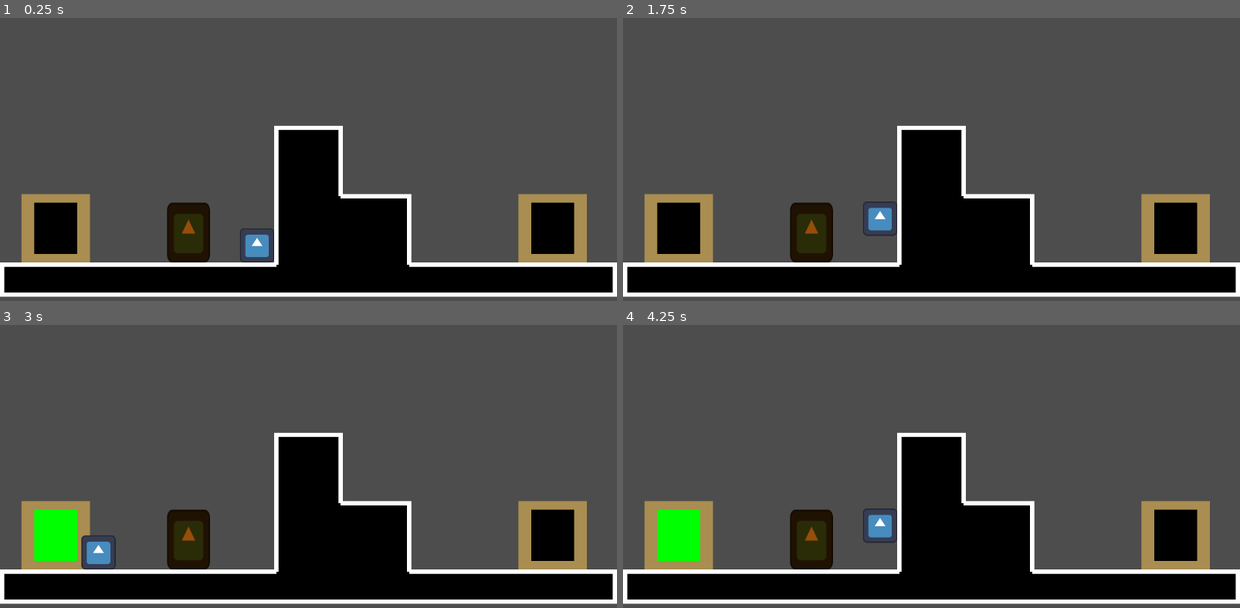
Above: before the commit, frames 1-4 (two rows, left to right).
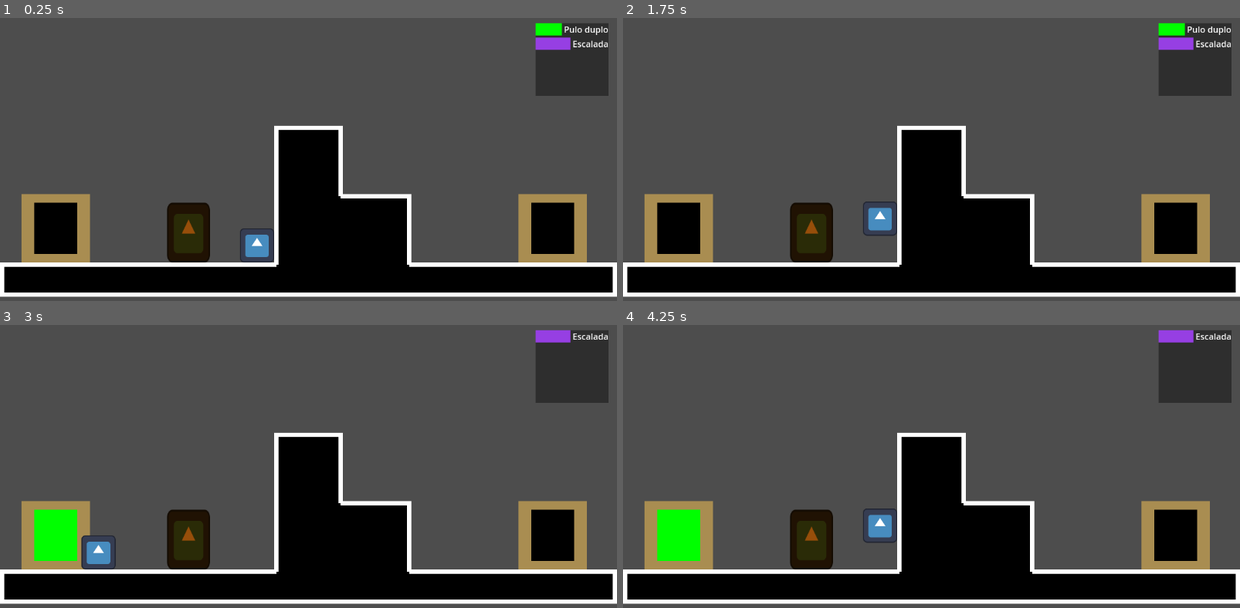
Above: after the commit, the same moments.

Repository: RenatoVPF/ReturnIt
Game: Godot game, scene res://world.tscn
Two runs of this game, one before a commit and one after it. Both use one fixed random seed, a clock stepped at 60 frames per second and the inputs below. The engine's default icon, where the game draws it, is replaced by a stand-in: a white triangle on a blue panel in a dark square.
Inputs:
- Up to frame 1 (0.25 s): no input
- Up to frame 2 (1.75 s): tap Enter (ui_accept) at 0.5, 0.77, 1.52 s; hold D (right) from 0.53 s (still down); tap F (f) at 0.6, 1.35 s
- Up to frame 3 (3 s): tap Enter (ui_accept) at 2 s; release D (right) at 2.03 s; hold A (left) 2.03-2.78 s; tap F (f) at 2.1, 2.85 s; hold D (right) from 2.78 s (still down)
- Up to frame 4 (4.25 s): keep holding D (right); tap Enter (ui_accept) at 3.02, 3.77 s; tap F (f) at 3.6 s

The runs differ from the first frame. In frame 1, 3.0% of the frame differs, in the area x 86-99%, y 1-28%; in frame 2, 3.0%; in frame 3, 3.0%; in frame 4, 3.0%.

Commit message:
inventario que mostra os items
fiz um inventariozinho  rapido que mostra os item que vc tem

Diff:
--- /dev/null
+++ b/itens/item_display.gd
@@ -0,0 +1,13 @@
+extends HBoxContainer
+class_name ItemDisplay
+
+# classezinha que define como o item vai apatrecer no inventario
+@onready var color_rect: ColorRect = $ColorRect
+@onready var label: Label = $Label
+
+var displayText:String
+var displayColor:Color
+
+func _ready() -> void:
+	color_rect.color = displayColor
+	label.text = displayText
--- /dev/null
+++ b/itens/item_display.tscn
@@ -0,0 +1,17 @@
+[gd_scene load_steps=2 format=3 uid="uid://bpv6k272a2q41"]
+
+[ext_resource type="Script" path="res://itens/item_display.gd" id="1_8gn2x"]
+
+[node name="ItemDisplay" type="HBoxContainer"]
+offset_right = 128.0
+offset_bottom = 40.0
+script = ExtResource("1_8gn2x")
+
+[node name="ColorRect" type="ColorRect" parent="."]
+layout_mode = 2
+size_flags_horizontal = 3
+
+[node name="Label" type="Label" parent="."]
+layout_mode = 2
+size_flags_horizontal = 8
+text = "item name"
--- a/itens/item_holder.gd
+++ b/itens/item_holder.gd
@@ -27,14 +27,14 @@
 	# quando interage com um pedestal ele checa se aqui tem um item
 	# se tiver coloca uma copia dele nos items do jogador e apaga o item daqui
 	if item:
-		player.items.append(item)
+		player.add_item(item)
 		item = null
 		$ColorRect2.color = Color.BLACK
 
 	# se não cria uma copia do item aqui e apaga o do jogador
 	elif player.items.size() > 0:
 		item = player.items[0]
-		player.items.pop_at(0)
+		player.remove_item(item)
 		$ColorRect2.color = item.color
 
 	emit_signal("update_door")
--- a/itens/scripts/BaseItem.gd
+++ b/itens/scripts/BaseItem.gd
@@ -13,6 +13,9 @@
 @export var name:String = "vazio"
 @export var color:Color
 
+# é a variavel que segura o display no inventario desse item
+var display:ItemDisplay
+
 # quando o jogador aperta espaço essa vai rodar
 func on_jump(_player:Player):
 	pass
--- a/player.gd
+++ b/player.gd
@@ -1,11 +1,21 @@
 extends CharacterBody2D
 class_name Player
+
+# o invetario de items que aparece na topo da direita
+@onready var invetory: VBoxContainer = $CanvasLayer/invetory
+
+# a textura atras do inventario
+@onready var inventory_background: ColorRect = $CanvasLayer/inventoryBackground
 
 #o array pra guardar todos os items
 @export var items:Array[BaseItem]
 
+# é criado pra mostrar a cor e o nome dos items que vc tem no iventario
+@export var itemDisplay:PackedScene
+
 @export var speed:float = 400
 @export var accel:float = 4000
+
 
 # eu uso esse array pra guardar todas as coisas que o jogador pode interagir no momento
 # a door e o item holder se colocam aqui quando o jogador entra na area e se tiram quando ele sai
@@ -79,6 +89,25 @@
 
 	move_and_slide()
 
+
+func add_item(item:BaseItem):
+	# adiciona o item nos items do jogador, e cria um display no invetario
+	items.append(item)
+	var new_display:ItemDisplay = itemDisplay.instantiate()
+	new_display.displayText  = item.name
+	new_display.displayColor = item.color
+	invetory.call_deferred("add_child",new_display)
+
+	# uma referencia do display no item
+	item.display = new_display
+
+
+func remove_item(item:BaseItem):
+	# tira o item nos items do jogador, e apago o display no invetario do item
+	items.erase(item)
+	if item.display:
+		item.display.queue_free()
+
 # a função que organiza as areas de interação
 func sort_interection_areas(area1, area2):
 	var area1_to_player = self.global_position.distance_to(area1.global_position)
--- a/player.tscn
+++ b/player.tscn
@@ -1,13 +1,15 @@
-[gd_scene load_steps=4 format=3 uid="uid://dgrafqq5y8er7"]
+[gd_scene load_steps=5 format=3 uid="uid://dgrafqq5y8er7"]
 
 [ext_resource type="Script" path="res://player.gd" id="1_d165g"]
 [ext_resource type="Texture2D" uid="uid://vsrrrgfr0q16" path="res://icon.svg" id="2_4mcho"]
+[ext_resource type="PackedScene" uid="uid://bpv6k272a2q41" path="res://itens/item_display.tscn" id="2_cfme6"]
 
 [sub_resource type="RectangleShape2D" id="RectangleShape2D_217uj"]
 size = Vector2(64, 64)
 
 [node name="player" type="CharacterBody2D"]
 script = ExtResource("1_d165g")
+itemDisplay = ExtResource("2_cfme6")
 
 [node name="CollisionShape2D" type="CollisionShape2D" parent="."]
 shape = SubResource("RectangleShape2D_217uj")
@@ -18,8 +20,15 @@
 
 [node name="CanvasLayer" type="CanvasLayer" parent="."]
 
-[node name="VBoxContainer" type="VBoxContainer" parent="CanvasLayer"]
+[node name="inventoryBackground" type="ColorRect" parent="CanvasLayer"]
 offset_left = 1000.0
 offset_top = 128.0
 offset_right = 1136.0
 offset_bottom = 264.0
+color = Color(0.121569, 0.121569, 0.121569, 0.662745)
+
+[node name="invetory" type="VBoxContainer" parent="CanvasLayer"]
+offset_left = 1000.0
+offset_top = 128.0
+offset_right = 1136.0
+offset_bottom = 264.0
--- a/world.gd
+++ b/world.gd
@@ -30,4 +30,5 @@
 	set_level()
 
 func set_level():
-	player.items.append_array(current_level.start_items)
+	for i in current_level.start_items:
+		player.add_item(i)
